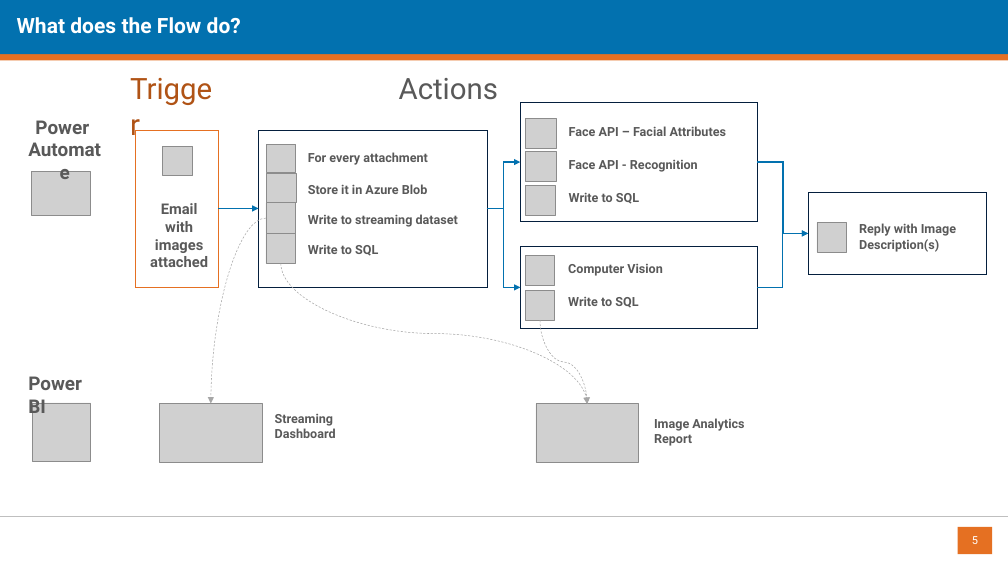
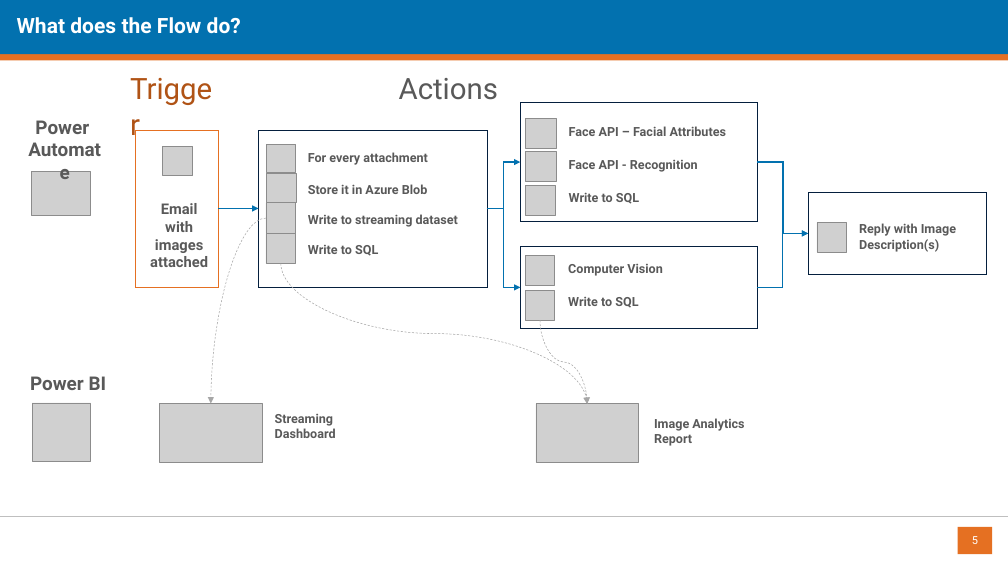
Before and after one commit to datalineo/sessions, a slide deck: slide 5 of Power Automate Image Analytics/Power Automate Image Analytics.pptx. Drawn at 1008x567 pixels with LibreOffice and Linux fonts; fonts in the diff are those of the drawing; grey boxes stand for pictures; background and template pictures are left out. Boxes give left, top, right and bottom in pixels: in the first picture for what was removed or moved away, otherwise in the second. Text is boxed around its words. In the diff, an @@ line names an element or a change of style, - is before the commit and + after.

```diff
--- a/Power Automate Image Analytics/Power Automate Image Analytics.pptx
+++ b/Power Automate Image Analytics/Power Automate Image Analytics.pptx
@@ text "Power BI" at bbox=[30, 376, 107, 390]: alignment left to centre @@
```
Also in this commit, not shown: 3 other slides changed, 1 other file.
